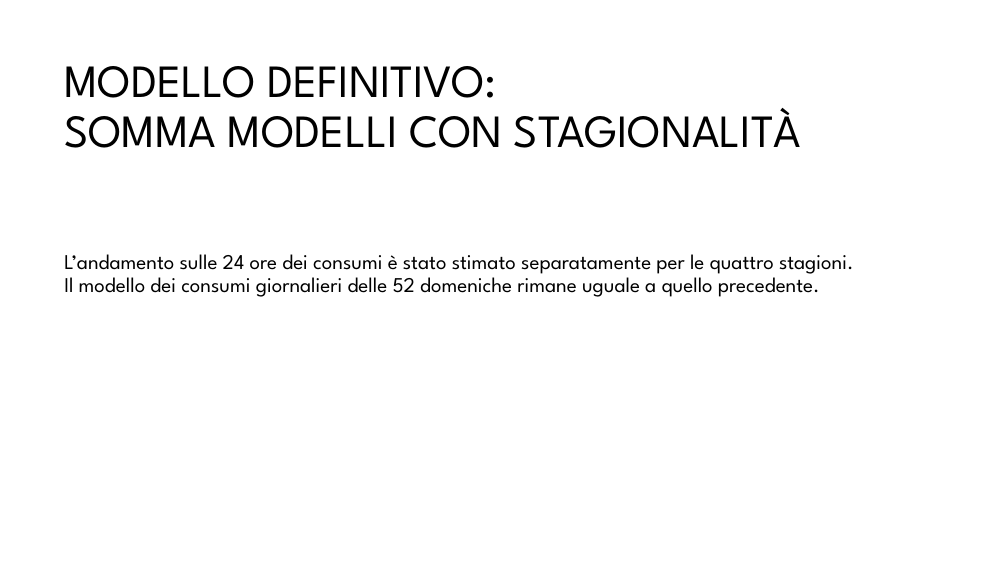
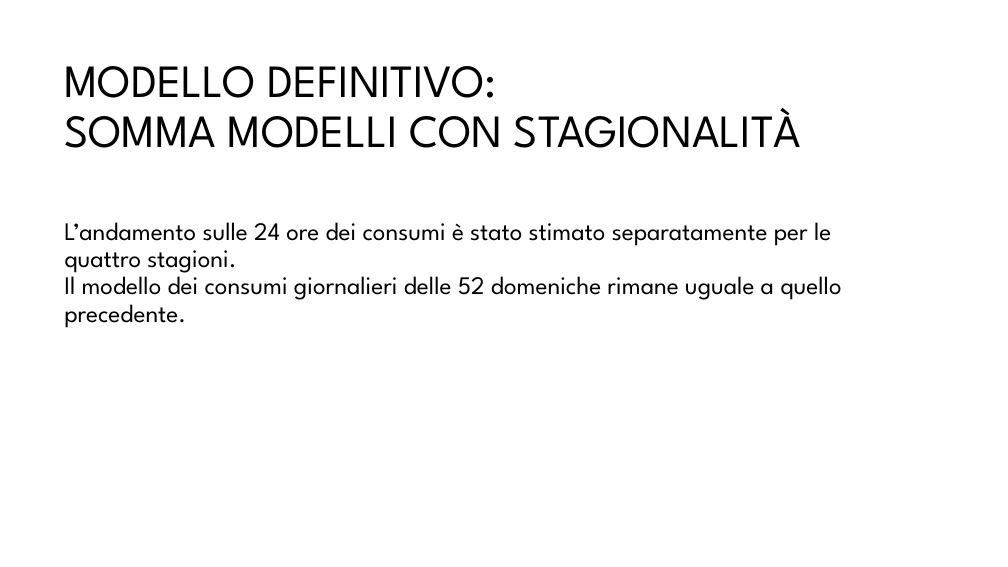
Before and after one commit to arrostini/predittoreDomeniche, a slide deck: slide 16 of progettomatlabfine.pptx (slide 17 before the commit). Drawn at 1008x567 pixels with LibreOffice and Linux fonts; fonts in the diff are those of the drawing; background and template pictures are left out. Boxes give left, top, right and bottom in pixels: in the first picture for what was removed or moved away, otherwise in the second. Text is boxed around its words. In the diff, an @@ line names an element or a change of style, - is before the commit and + after.

```diff
--- a/progettomatlabfine.pptx
+++ b/progettomatlabfine.pptx
@@ text "L’andamento sulle 24 ore dei ..." at (64,222,841,328): size 20 to 24 pt @@
```
Also in this commit, not shown: 6 other slides changed, 2 slides added, 1 slide removed.
